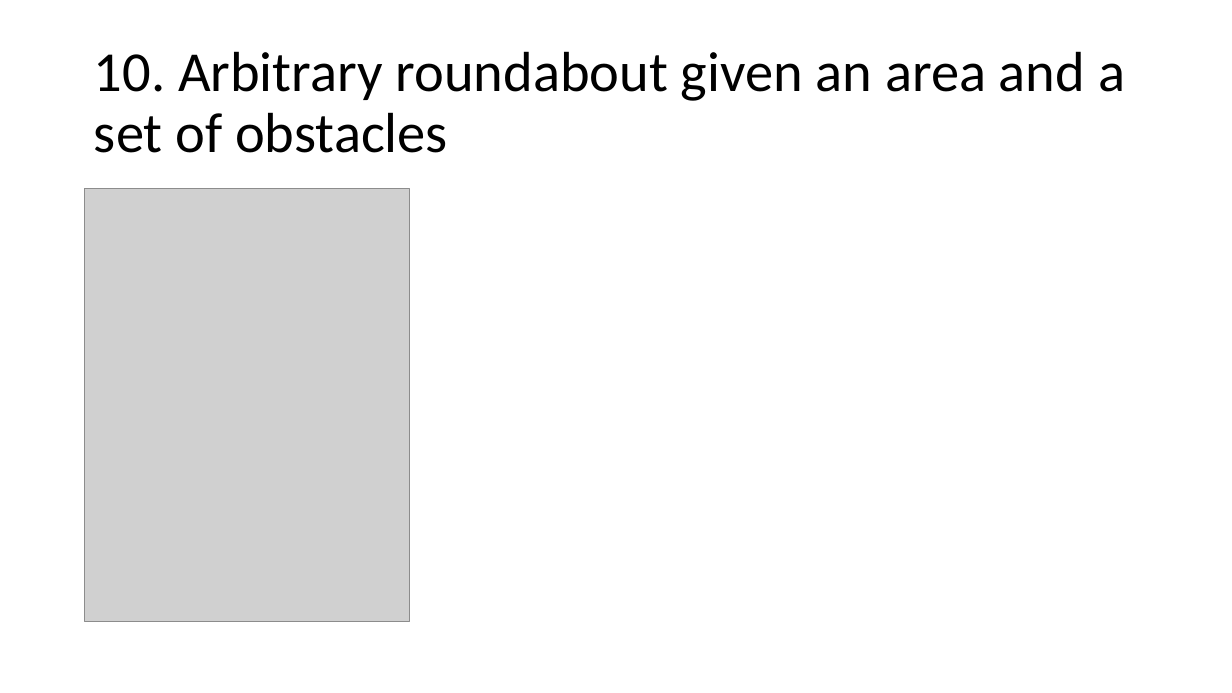
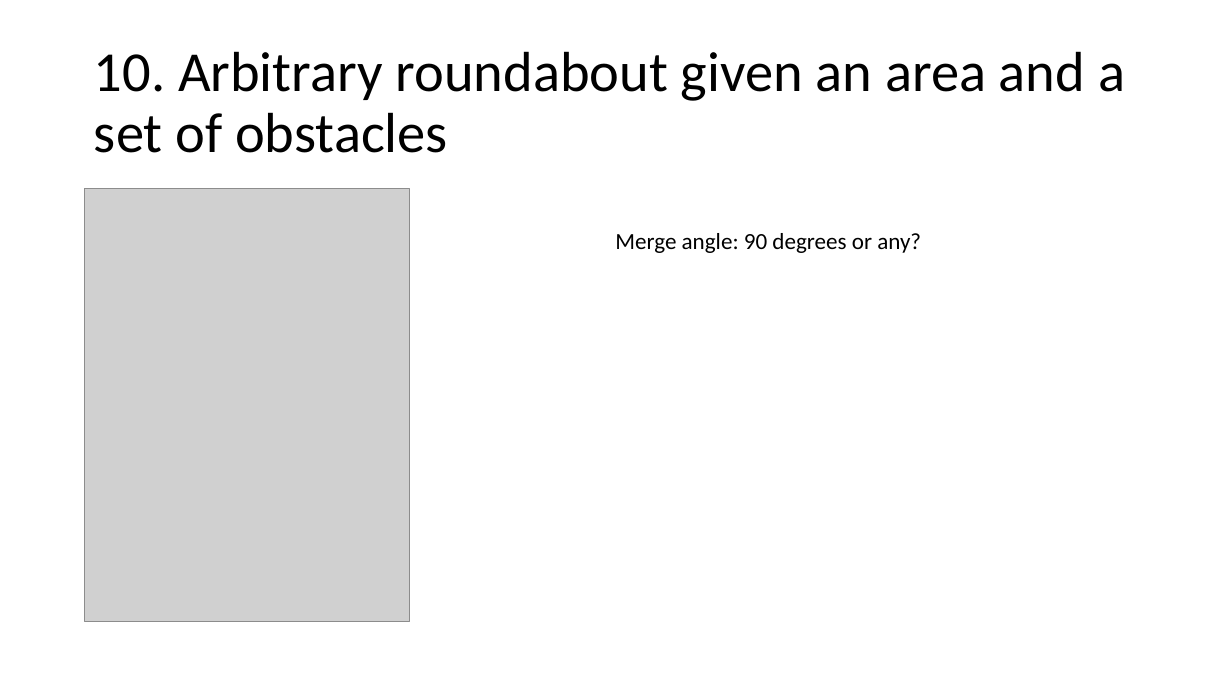
Before and after one commit to AugmentedDesignLab/junction-art, a slide deck: slide 12 of plan/challenges.pptx. Drawn at 1232x693 pixels with LibreOffice and Linux fonts; fonts in the diff are those of the drawing; grey boxes stand for pictures. Boxes give left, top, right and bottom in pixels: in the first picture for what was removed or moved away, otherwise in the second. Text is boxed around its words. In the diff, an @@ line names an element or a change of style, - is before the commit and + after.

Commit message:
like a boss to byPredecessor. M shape variant with single lane. standard lanes have basic lane configuration now. updating roundabouts

```diff
--- a/plan/challenges.pptx
+++ b/plan/challenges.pptx
@@ text added at (615,233,921,253), 18 pt, text #000000 @@
+Merge angle: 90 degrees or any?
```
Also in this commit, not shown: 11 other files.
